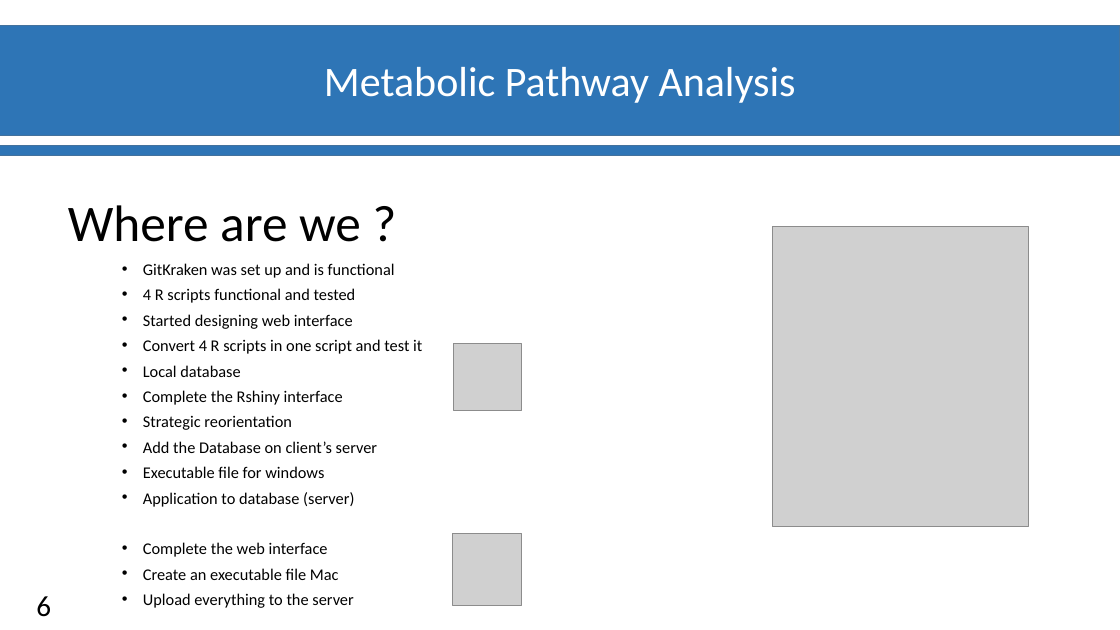
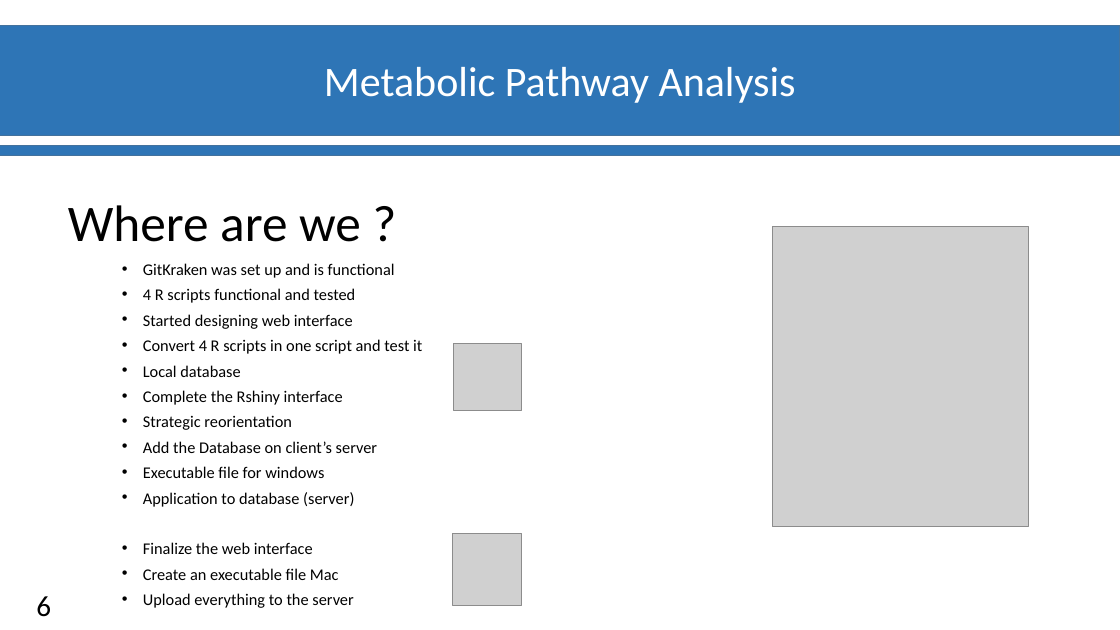
Before and after one commit to Ylefol/projet-INSERM_V5, a slide deck: slide 7 of Slides/Diapos_Suivit_projet.pptx. Drawn at 1120x630 pixels with LibreOffice and Linux fonts; fonts in the diff are those of the drawing; grey boxes stand for pictures; background and template pictures are left out. Boxes give left, top, right and bottom in pixels: in the first picture for what was removed or moved away, otherwise in the second. Text is boxed around its words. In the diff, an @@ line names an element or a change of style, - is before the commit and + after.

```diff
--- a/Slides/Diapos_Suivit_projet.pptx
+++ b/Slides/Diapos_Suivit_projet.pptx
@@ text at bbox=[143, 542, 313, 554]: text changed @@
-• Complete the web interface
+• Finalize the web interface
```
Also in this commit, not shown: 2 other slides changed.
